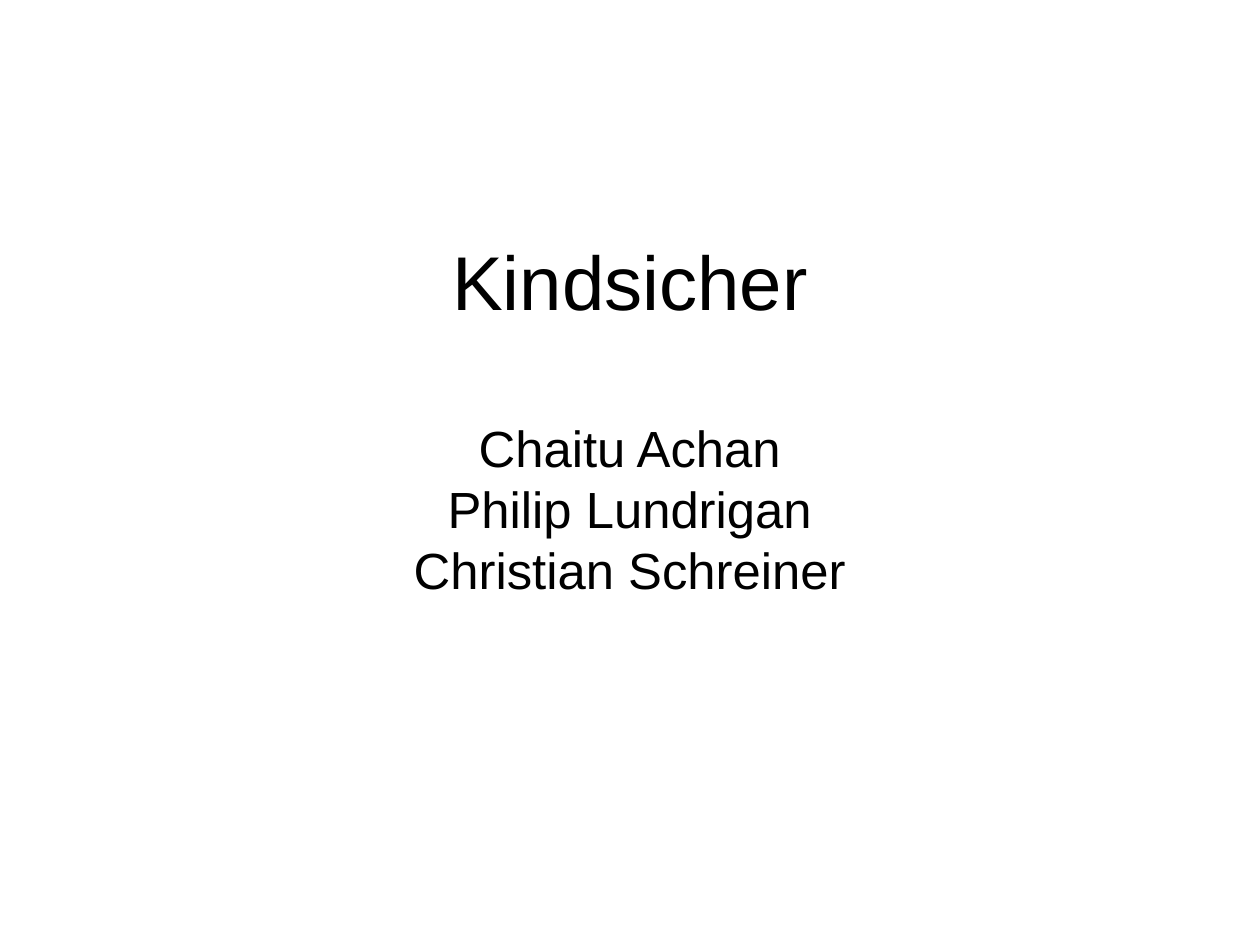
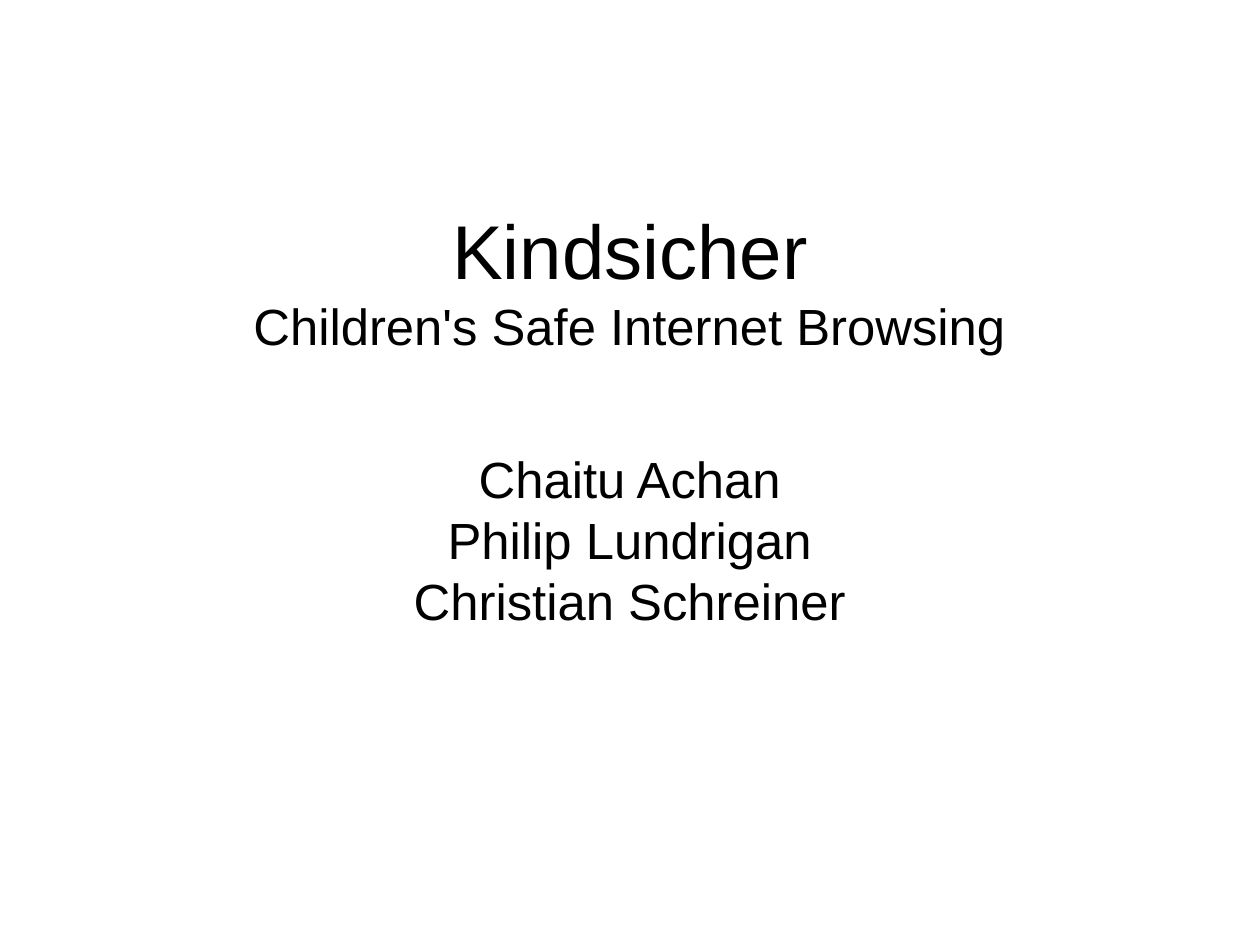
Before and after one commit to cschreiner/kindsicher, a slide deck: slide 1 of proj/presentation_dec09/combined.odp. Drawn at 1260x945 pixels with LibreOffice and Linux fonts; fonts in the diff are those of the drawing. Boxes give left, top, right and bottom in pixels: in the first picture for what was removed or moved away, otherwise in the second. Text is boxed around its words. In the diff, an @@ line names an element or a change of style, - is before the commit and + after.

```diff
--- a/proj/presentation_dec09/combined.odp
+++ b/proj/presentation_dec09/combined.odp
@@ subtitle at <box>253,308,1005,356</box>: paragraph added @@
+Children's Safe Internet Browsing
```
Also in this commit, not shown: 10 other slides changed, 31 slides added.
